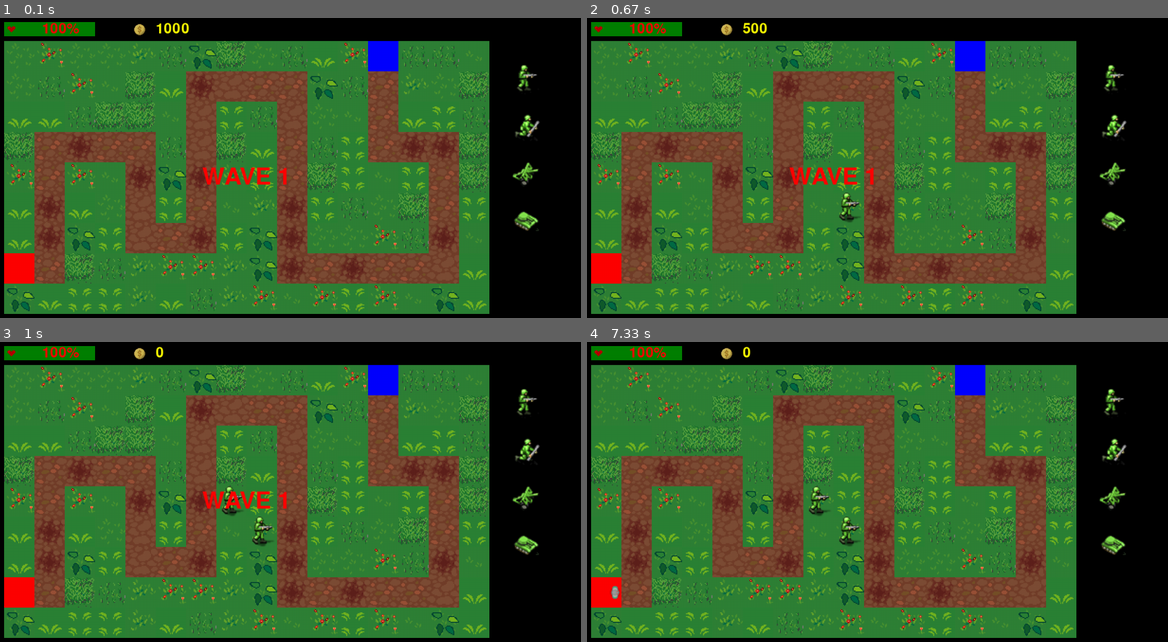
Above: before the commit, frames 1-4 (two rows, left to right).
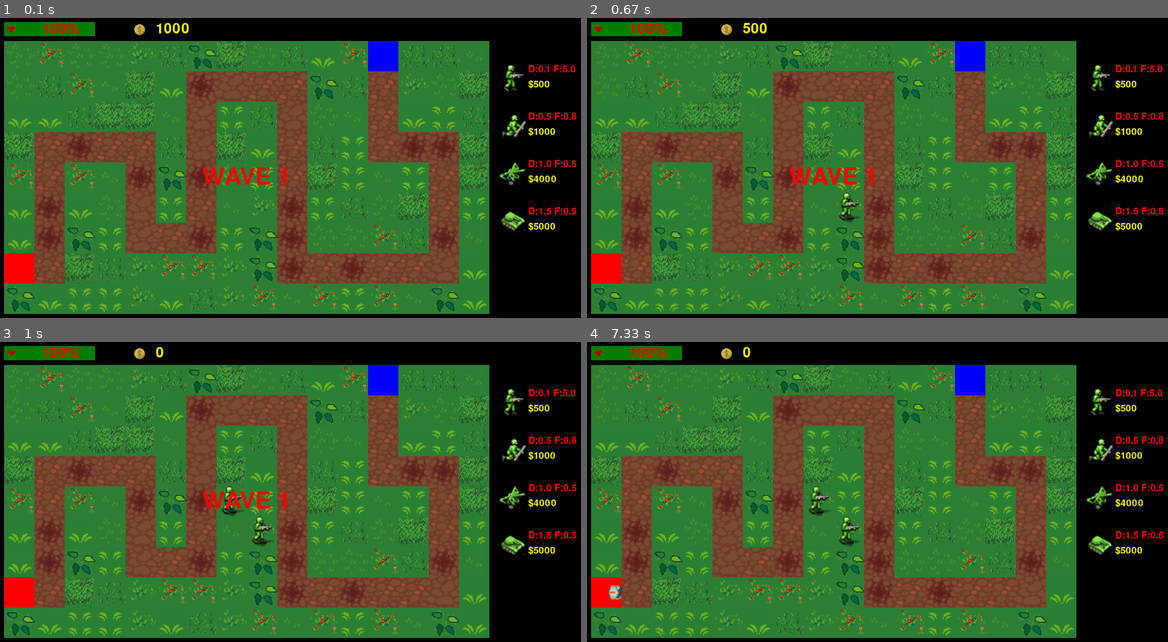
Above: after the commit, the same moments.

Repository: Eric-Guerra-Ribeiro/veik-defense
Game: pygame game, started from main.py
The game is run twice, just before and just after one commit, with the same random seed, the same clock (stepped at 60 frames per second) and the same inputs.
Inputs (mouse positions are in pixels of both pictures, inside the frame that each line leads up to):
- Up to frame 1 (0.1 s): no input
- Up to frame 2 (0.67 s): click (860, 204) at 0.38 s
- Up to frame 3 (1 s): click "WAVE 1" at 0.72 s
- Up to frame 4 (7.33 s): no input

The runs differ from the first frame. In frame 1, 1.8% of the frame differs, in the area x 85-100%, y 15-72%; in frame 2, 1.8%; in frame 3, 1.8%; in frame 4, 1.9%, in the area x 3-100%, y 15-87%.

Commit message:
Improved buttons

Diff:
--- a/art.py
+++ b/art.py
@@ -53,7 +53,7 @@
         """
         Creates surfaces with an image of each unit type.
         """
-        infantryunit = pygame.image.load("sprites/enemies/soldier0.png")
+        infantryunit = pygame.image.load("sprites/enemies/soldier3.png")
         armoredunit = pygame.image.load("sprites/enemies/tank0.png")
         airforceunit = pygame.image.load("sprites/enemies/plane0.png")
         return {enums.Unit.INFANTRY: infantryunit, enums.Unit.ARMORED: armoredunit, enums.Unit.AIR_FORCE: airforceunit}
@@ -123,7 +123,7 @@
         Draws ally's camp resources number.
         """
         resource_number = self.game.resources
-        text = self.regular_font.render(str(resource_number), True, pgc.YELLOW)
+        text = self.regular_font.render(f"{resource_number:.0f}", True, pgc.YELLOW)
         self.screen.blit(text, pgc.ALLY_CAMP_RESOURCE_NUMBER_POS)
         self.screen.blit(pygame.image.load("sprites/general/coin.png"), pgc.ALLY_CAMP_RESOURCE_POS)
 
@@ -195,3 +195,24 @@
     pygame.mixer.music.set_volume(0.5)
     pygame.mixer.music.play(-1)
     return backgroundmusic
+
+def create_surface(type, cls):
+    """
+    Create button surface
+    """
+    img = pygame.Surface((2.75 * pgc.GRID_SIZE, pgc.GRID_SIZE))
+    regular_font = pygame.font.Font('freesansbold.ttf', 20)
+    if type == enums.Tower.MACHINE_GUN_LVL1:
+        img.blit(pygame.image.load("sprites/tower/machinegun0.png"), (0, 0))
+    elif type == enums.Tower.CANNON_LVL1:
+        img.blit(pygame.image.load("sprites/tower/cannon0.png"), (0, 0))
+    elif type == enums.Tower.MISSILE_LVL1:
+        img.blit(pygame.image.load("sprites/tower/missile0.png"), (0, 0))
+    else:
+        img.blit(pygame.image.load("sprites/tower/antitank0.png"), (0, 0))
+    text1 = regular_font.render("D:" + f"{cls.dmg:.1f}" + " F:" + f"{cls.fire_rate * 60:.1f}", True, pgc.RED)
+    text2 = regular_font.render("$" + str(cls.price), True, pgc.YELLOW)
+
+    img.blit(text1, (pgc.GRID_SIZE, 0))
+    img.blit(text2, (pgc.GRID_SIZE, pgc.GRID_SIZE / 2))
+    return img
--- a/gameconstants.py
+++ b/gameconstants.py
@@ -13,7 +13,7 @@
 BASE_ARMOR_PIERC = 1.0
 AP_EFFECTIVENESS = 2.0
 BASE_SCORE_REWARD = 100
-BASE_RESOURCE_REWARD = 100
+BASE_RESOURCE_REWARD = 3.141592
 
 # Tower Stats
 BASE_FIRE_RATE = 1/(2 * pgc.FREQUENCY)
--- a/inputs.py
+++ b/inputs.py
@@ -1,6 +1,8 @@
 import pygame
+from art import create_surface
 
 import enums
+from tower import AntiTankLvl1, CannonLvl1, MachineGunLvl1, MissileLvl1
 import utils
 import gameconstants as gc
 import pygameconstants as pgc
@@ -84,13 +86,13 @@
         }
         self.buttons = {
             enums.GameState.PLAYING : [
-                Button((1100,100), (pgc.GRID_SIZE, pgc.GRID_SIZE), pygame.image.load("sprites/tower/machinegun0.png"),
+                Button((pgc.WINDOW_WIDTH - 3.25 * pgc.GRID_SIZE,100), (2.75*pgc.GRID_SIZE, pgc.GRID_SIZE), create_surface(enums.Tower.MACHINE_GUN_LVL1, MachineGunLvl1),
                        lambda _game: utils.select_tower(_game, enums.Tower.MACHINE_GUN_LVL1), game),
-                Button((1100,200), (pgc.GRID_SIZE, pgc.GRID_SIZE), pygame.image.load("sprites/tower/cannon0.png"),
+                Button((pgc.WINDOW_WIDTH - 3.25 * pgc.GRID_SIZE,200), (2.75*pgc.GRID_SIZE, pgc.GRID_SIZE), create_surface(enums.Tower.CANNON_LVL1, CannonLvl1),
                         lambda _game: utils.select_tower(_game, enums.Tower.CANNON_LVL1), game),
-                Button((1100,300), (pgc.GRID_SIZE, pgc.GRID_SIZE), pygame.image.load("sprites/tower/missile0.png"),
+                Button((pgc.WINDOW_WIDTH - 3.25 * pgc.GRID_SIZE,300), (2.75*pgc.GRID_SIZE, pgc.GRID_SIZE), create_surface(enums.Tower.MISSILE_LVL1, MissileLvl1),
                        lambda _game: utils.select_tower(_game, enums.Tower.MISSILE_LVL1), game),
-                Button((1100,400), (pgc.GRID_SIZE, pgc.GRID_SIZE), pygame.image.load("sprites/tower/antitank0.png"),
+                Button((pgc.WINDOW_WIDTH - 3.25 * pgc.GRID_SIZE,400), (2.75*pgc.GRID_SIZE, pgc.GRID_SIZE), create_surface(enums.Tower.ANTI_TANK_LVL1, AntiTankLvl1),
                        lambda _game: utils.select_tower(_game, enums.Tower.ANTI_TANK_LVL1), game)
 
             ]
--- a/tower.py
+++ b/tower.py
@@ -61,13 +61,14 @@
     """
 
     price = gc.BASE_PRICE
-
-    def __init__(self, bf_map, pos):
-        super().__init__(bf_map, pos)
-        self.pos = pos
-
-        self.fire_rate = gc.BASE_FIRE_RATE * 10
-        self.dmg = gc.BASE_TDMG
+    fire_rate = gc.BASE_FIRE_RATE * 10
+    dmg = gc.BASE_TDMG
+
+    def __init__(self, bf_map, pos):
+        super().__init__(bf_map, pos)
+        self.pos = pos
+
+
         self.size = gc.BASE_SIZE
         self.tower_type = enums.Tower.MACHINE_GUN_LVL1
         self.cant_shoot.append(enums.Unit.AIR_FORCE)
@@ -111,13 +112,12 @@
     """
 
     price = gc.BASE_PRICE * 2
-
-    def __init__(self, bf_map, pos):
-        super().__init__(bf_map, pos)
-        self.pos = pos
-
-        self.fire_rate = gc.BASE_FIRE_RATE * 1.5
-        self.dmg = gc.BASE_TDMG * 5
+    fire_rate = gc.BASE_FIRE_RATE * 1.5
+    dmg = gc.BASE_TDMG * 5
+
+    def __init__(self, bf_map, pos):
+        super().__init__(bf_map, pos)
+        self.pos = pos
         self.size = gc.BASE_SIZE
         self.tower_type = enums.Tower.CANNON_LVL1
         self.update_price = gc.BASE_PRICE * 2
@@ -158,13 +158,12 @@
     """
 
     price = gc.BASE_PRICE * 10
-
-    def __init__(self, bf_map, pos):
-        super().__init__(bf_map, pos)
-        self.pos = pos
-
-        self.fire_rate = gc.BASE_FIRE_RATE
-        self.dmg = gc.BASE_TDMG * 15
+    fire_rate = gc.BASE_FIRE_RATE
+    dmg = gc.BASE_TDMG * 15
+
+    def __init__(self, bf_map, pos):
+        super().__init__(bf_map, pos)
+        self.pos = pos
         self.size = gc.BASE_SIZE
         self.tower_type = enums.Tower.ANTI_TANK_LVL1
         self.cant_shoot.append(enums.Unit.AIR_FORCE)
@@ -193,14 +192,14 @@
     """
 
     price = gc.BASE_PRICE * 8
+    fire_rate = gc.BASE_FIRE_RATE
+    dmg = gc.BASE_TDMG * 10
 
     def __init__(self, bf_map, pos):
         super().__init__(bf_map, pos)
         self.pos = pos
 
         self.range = 1.5*gc.BASE_RANGE
-        self.fire_rate = gc.BASE_FIRE_RATE
-        self.dmg = gc.BASE_TDMG * 10
         self.size = gc.BASE_SIZE
         self.tower_type = enums.Tower.MISSILE_LVL1
         self.cant_shoot.append(enums.Unit.INFANTRY)
Binary file changed: sprites/enemies/soldier0.png
Binary file changed: sprites/enemies/soldier1.png
Binary file changed: sprites/enemies/soldier2.png
Binary file changed: sprites/enemies/soldier3.png
Binary file changed: sprites/enemies/tank1.png
Binary file changed: sprites/general/factory.png
Binary file changed: sprites/general/nuclearplant.png
